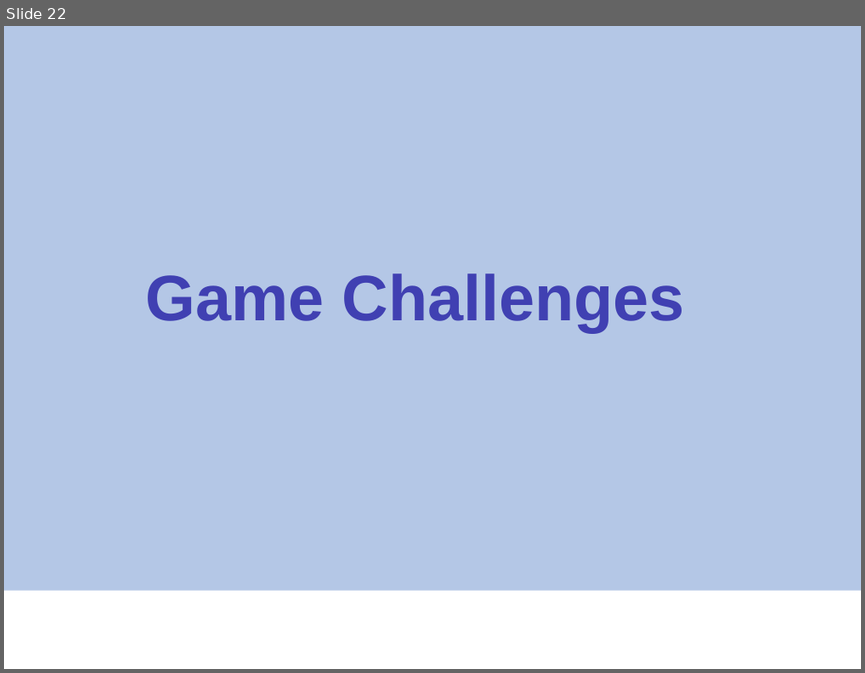
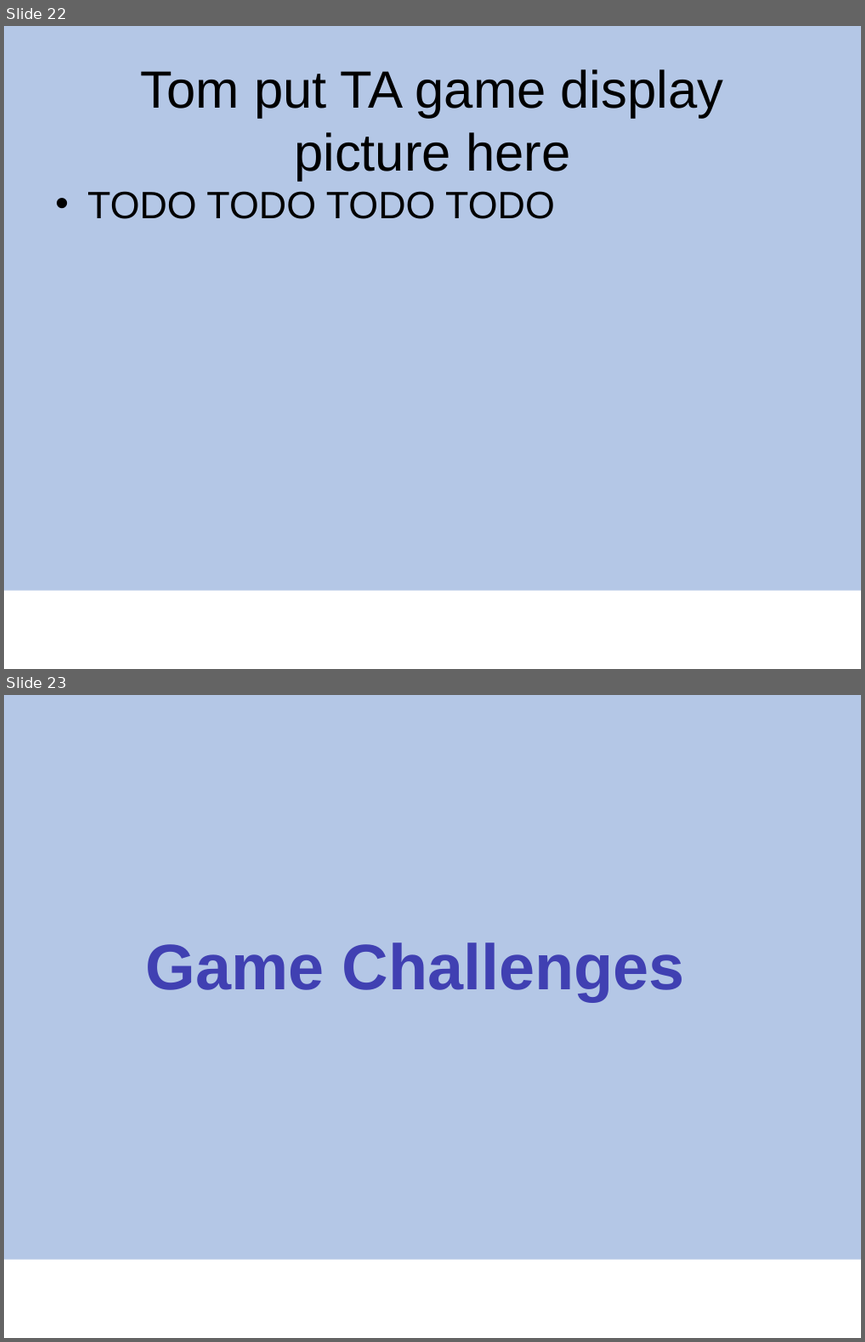
Before and after one commit to toh5148/psh_sp16_cmpsc488_flaggers, a slide deck: Presentation Materials/Capstone Presentation.pptx. Shown one above the other, each under a label of ours: slide 22 before the commit, slides 22 and 23 after it. The pictures are 865x673 and 865x1342 pixels, drawn with LibreOffice and Linux fonts; fonts in the diff are those of the drawing; background and template pictures are left out. Boxes give left, top, right and bottom in pixels: in the first picture for what was removed or moved away, otherwise in the second. Text is boxed around its words. In the diff, an @@ line names an element or a change of style, - is before the commit and + after.

Commit message:
updated ppt

```diff
--- a/Presentation Materials/Capstone Presentation.pptx
+++ b/Presentation Materials/Capstone Presentation.pptx
@@ slide 22 added at bbox=[4, 26, 861, 669], background #FFFFFF; not listed: 1 template element that a slide beside it also shows @@
@@ title added at bbox=[141, 69, 724, 181], 44 pt, text #000000 @@
+Tom put TA game display picture here
@@ text added at bbox=[87, 191, 555, 219], 32 pt, text #000000 @@
+• TODO TODO TODO TODO
@@ what was slide 22 is now slide 23 @@
```
Also in this commit, not shown: 2 slides changed, 5 other slides added, 5 slides removed, 1 other file.
